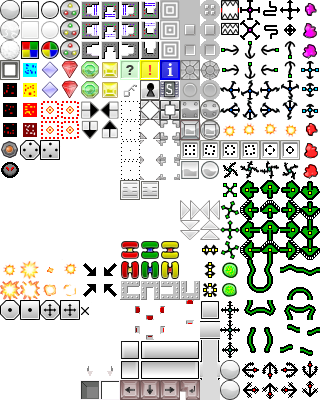
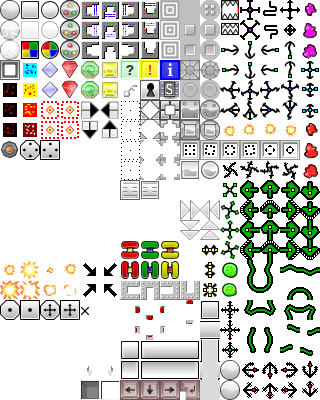
Layered file, before and after one edit (320×400). Changes by layer:
painted on "Capa nueva#1" over [1,162,19,178]
